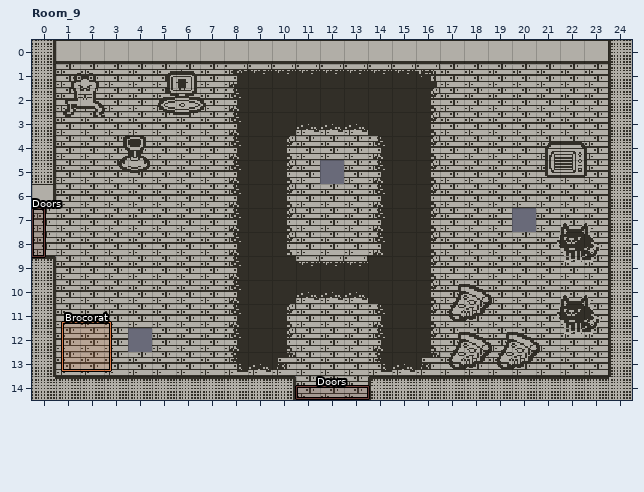
One commit to this LDtk project: LDTK/DPplaydate.ldtk. That is the earlier state.
Cells are 16x16 px. Shown: Room_9 x 0..24, y 0..14. The commit also changed other parts of the map, which this record leaves out.
The same view after the edit:
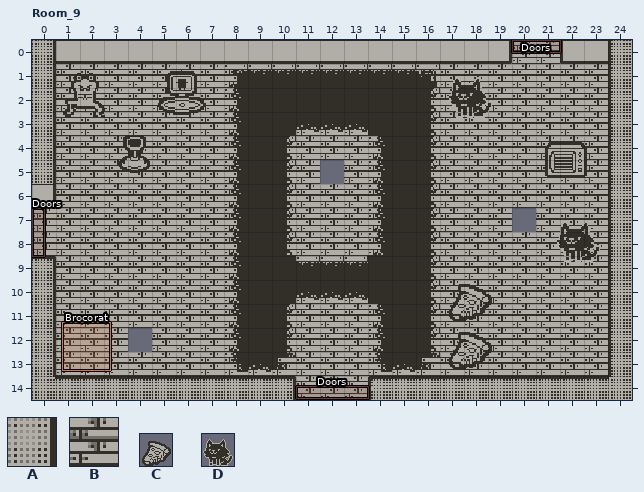
Key: from "Gameplay": A 1 "Wall", B 4 "Floor"; from "Items": C 21; from "Npc": D 0.
_ is an empty cell.
Objects are placed by their top-left corner, in cells (3,4 is the top-left corner of cell 3,4); size is 1x1 cell unless given.
Tiles replaced or removed in this view: A.
Change:
Changed rows in their new state; . is an unchanged cell.
Layer "Gameplay":
first column x 20:
 0 BB
Layer "Doors":
added: "Doors" rectangle at 20,0 size 2x0.5
Layer "Items_and_Props":
changed: D "NPC" at 21.8,10.2 size 2x2 -> D "NPC" at 17.2,1.2 size 2x2
removed: C "Food" at 19.2,11.8 size 2x2
